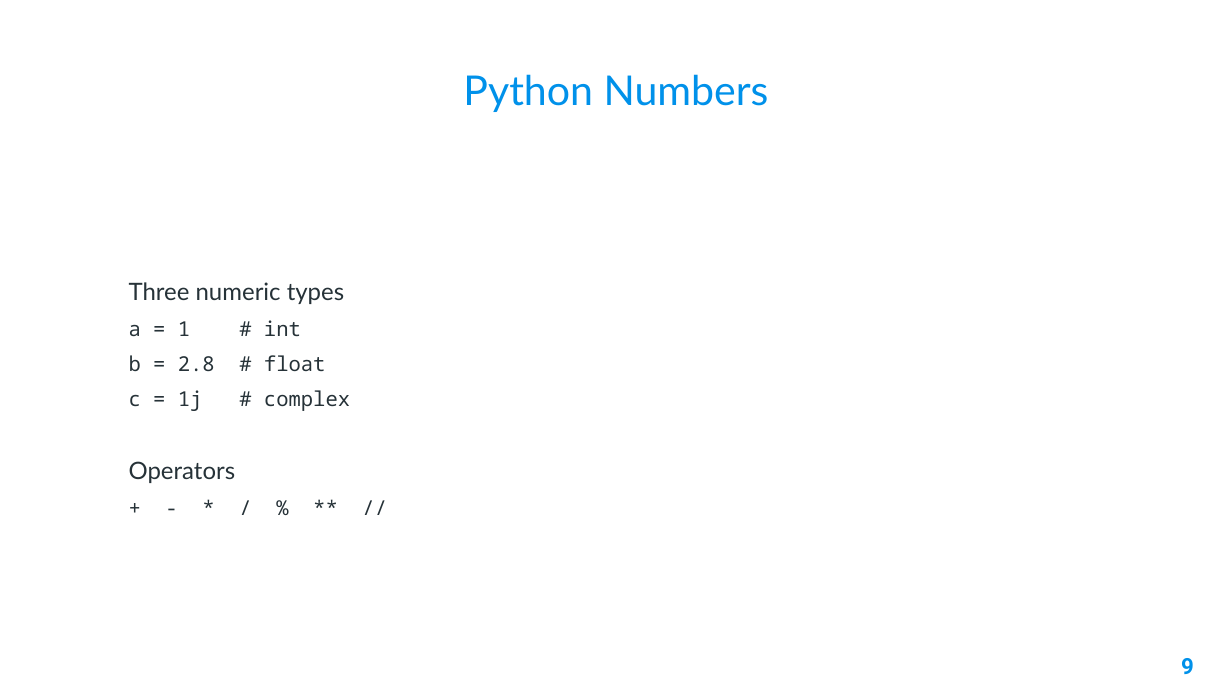
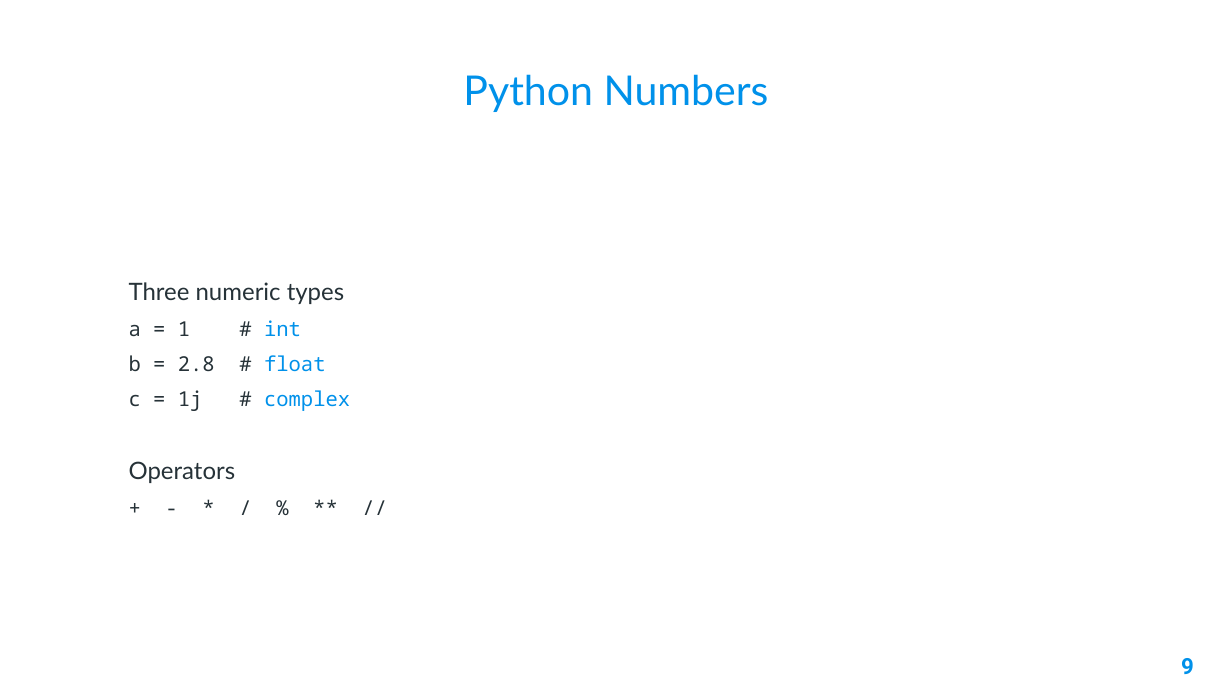
Before and after one commit to AleeRezaa/learn-python, a slide deck: slide 9 of Python.pptx. Drawn at 1232x693 pixels with LibreOffice and Linux fonts; fonts in the diff are those of the drawing; background and template pictures are left out. Boxes give left, top, right and bottom in pixels: in the first picture for what was removed or moved away, otherwise in the second. Text is boxed around its words. In the diff, an @@ line names an element or a change of style, - is before the commit and + after.

```diff
--- a/Python.pptx
+++ b/Python.pptx
@@ text at bbox=[129, 320, 350, 411]: text colour #263238 to #0091EA in "int", "float", "complex" @@
```
Also in this commit, not shown: 4 other slides changed, 1 slide added, 2 other files.
